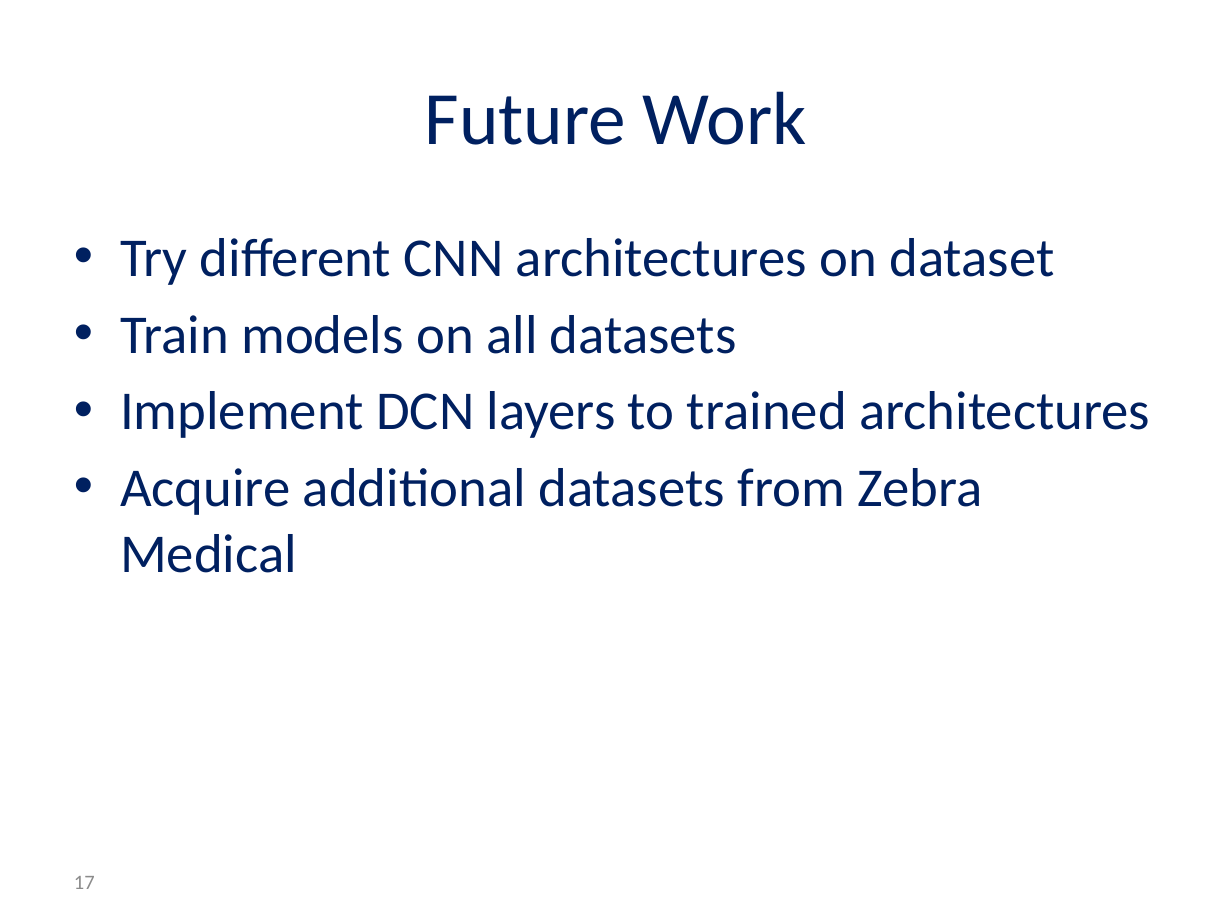
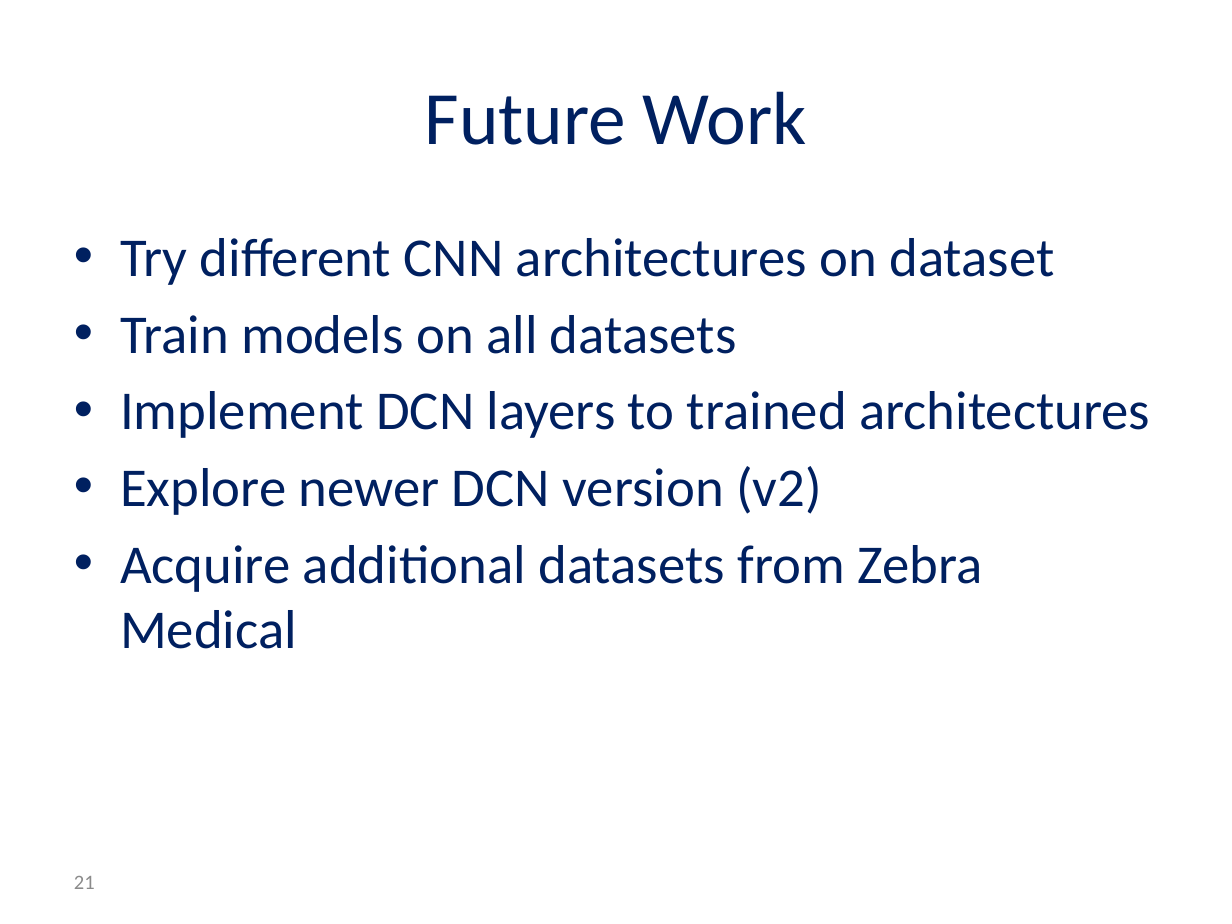
Before and after one commit to andyro2/Pneumonia-Detection-from-Chest-X-Rays-with-Robustness-to-Deformations, a slide deck: slide 21 of MidPresentation_Andy_Or.pptx (slide 17 before the commit). Drawn at 1232x924 pixels with LibreOffice and Linux fonts; fonts in the diff are those of the drawing; background and template pictures are left out. Boxes give left, top, right and bottom in pixels: in the first picture for what was removed or moved away, otherwise in the second. Text is boxed around its words. In the diff, an @@ line names an element or a change of style, - is before the commit and + after.

```diff
--- a/MidPresentation_Andy_Or.pptx
+++ b/MidPresentation_Andy_Or.pptx
@@ text at (x1=120, y1=466, x2=822, y2=515): paragraph added @@
+• Explore newer DCN version (v2)
@@ page number at (x1=74, y1=876, x2=95, y2=889): text changed @@
-17
+21
```
Also in this commit, not shown: 8 other slides changed, 8 slides added, 1 slide removed, 1 other file.
